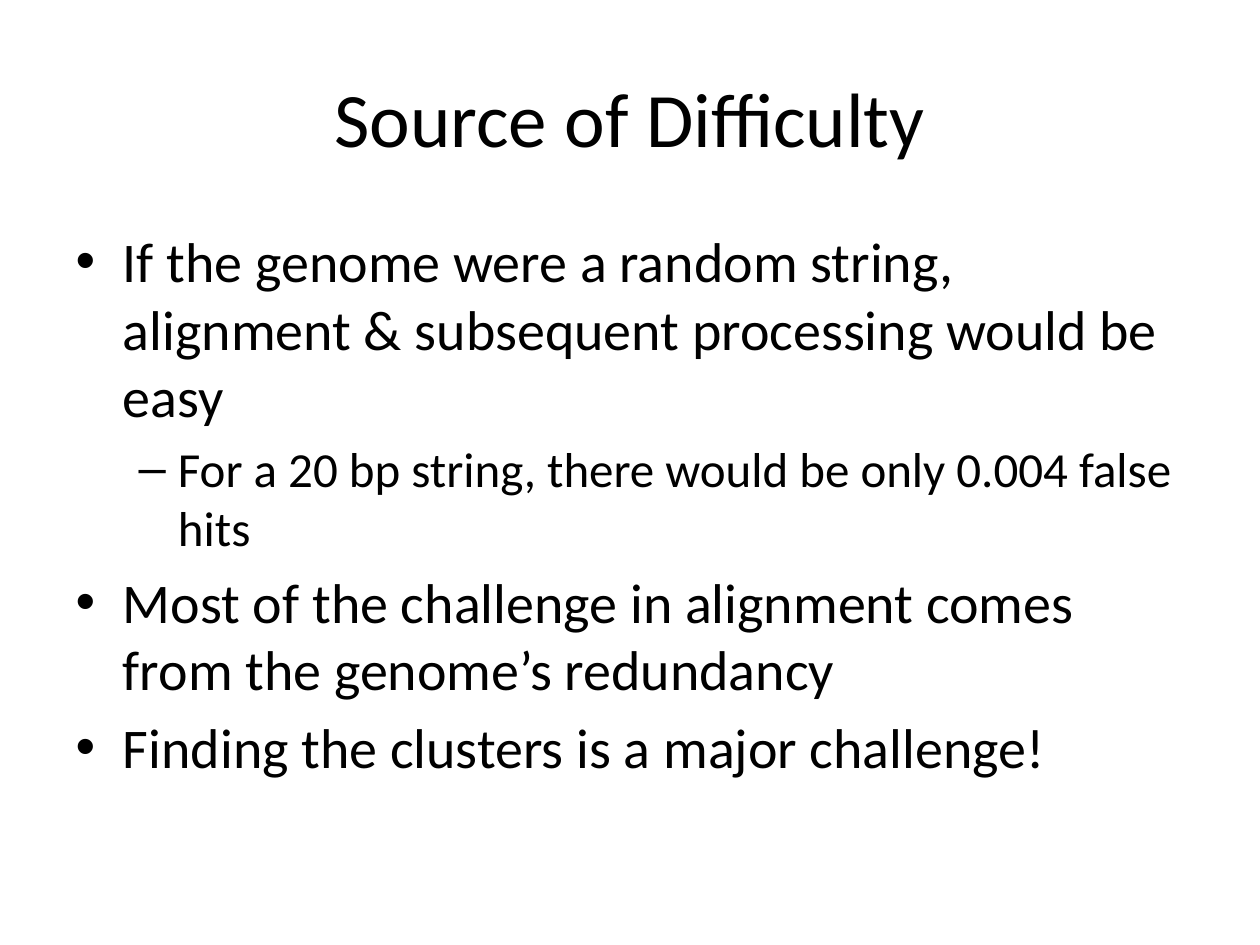
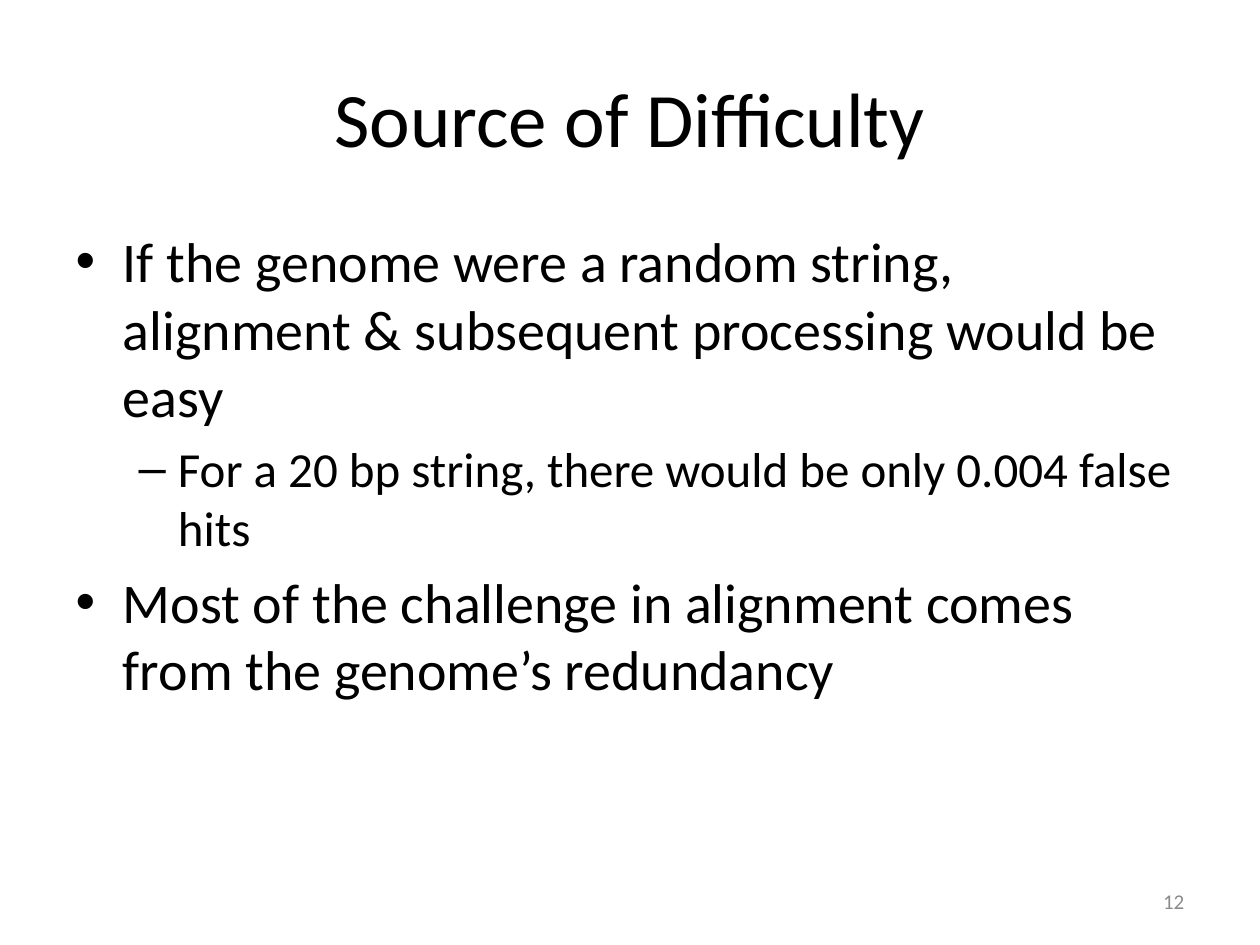
Before and after one commit to kristalcurtis/quals, a slide deck: slide 13 of slides/11.26.12 Quals (v1c).pptx (slide 19 before the commit). Drawn at 1260x945 pixels with LibreOffice and Linux fonts; fonts in the diff are those of the drawing. Boxes give left, top, right and bottom in pixels: in the first picture for what was removed or moved away, otherwise in the second. Text is boxed around its words. In the diff, an @@ line names an element or a change of style, - is before the commit and + after.

```diff
--- a/slides/11.26.12 Quals (v1c).pptx
+++ b/slides/11.26.12 Quals (v1c).pptx
@@ text at (123, 729, 1045, 778): paragraph removed @@
-• Finding the clusters is a major challenge!
@@ page number added at (1163, 895, 1184, 909), 12 pt, text #8C8C8C @@
+12
```
Also in this commit, not shown: 47 other slides changed, 1 slide added, 5 slides removed, 3 other files.
